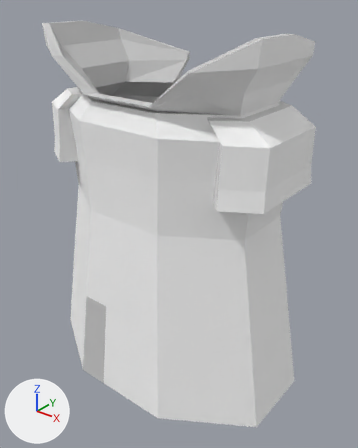
What one commit did to the OBJ model Models/person_male_robe_psy.obj.
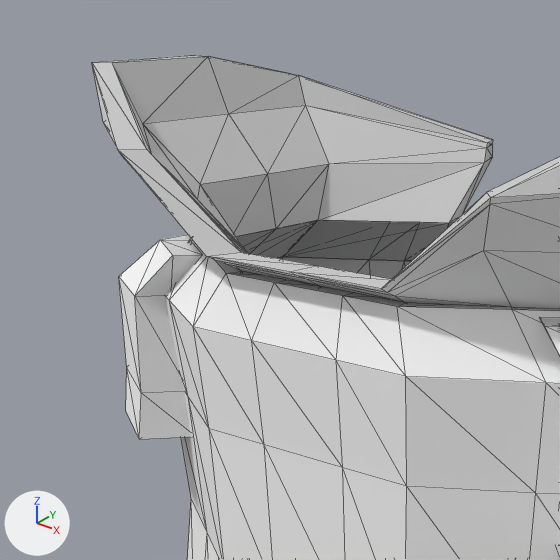
Each version appears first whole from a camera (50 mm lens) standing at (0.682, -0.826, 0.913) and looking at (0.022, -0.002, 0.402), and next in a close-up on the part from 2% to 60% of the width and 0% to 46% of the height. Every picture has the same lights, and +X, +Y and +Z are marked at lower left. The last two pictures show the newer version. The close-ups show mesh edges as thin lines. Where no turn or scale is listed for an object, it has been applied to the vertices.

The first close-up shows 'person_male_robe_psy'.
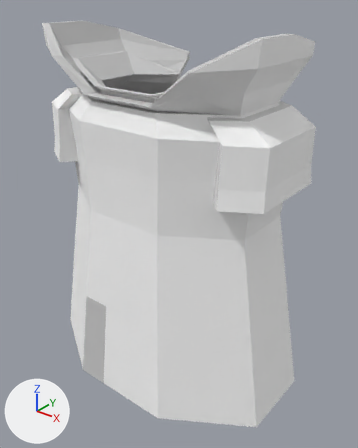
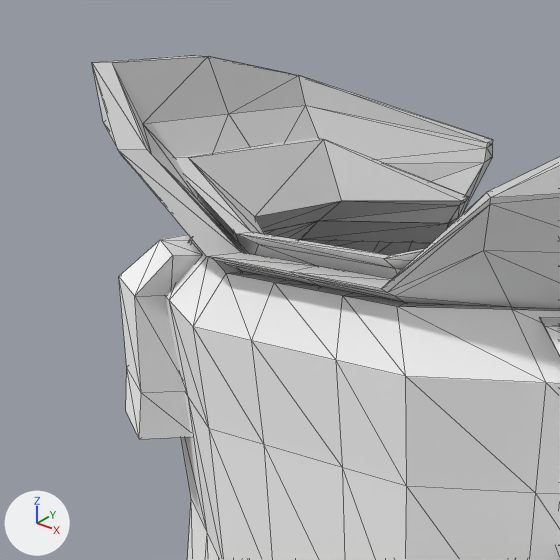
The edits, one by one:
me_person_male_robe_psy is used by ob_person_male_robe_psy; location (0.0, 0.0, 0.0).
me_person_male_robe_psy had 474 vertices, 932 faces and spanned x -0.316..0.316, y -0.21..0.203, z 0.02..0.835.
me_person_male_robe_psy now has 538 vertices, 1056 faces and spans x -0.316..0.316, y -0.21..0.203, z 0.02..0.835.
me_person_male_robe_psy part 1: a new loose piece of 64 vertices spanning x -0.231..0.231, y -0.149..0.139, z 0.68..0.765.

What differs and where, as boxes [x1, y1, x2, y2] in the close-ups (560 x 560 px):
part 1 of me_person_male_robe_psy, added
    after: [175, 138, 469, 279]
